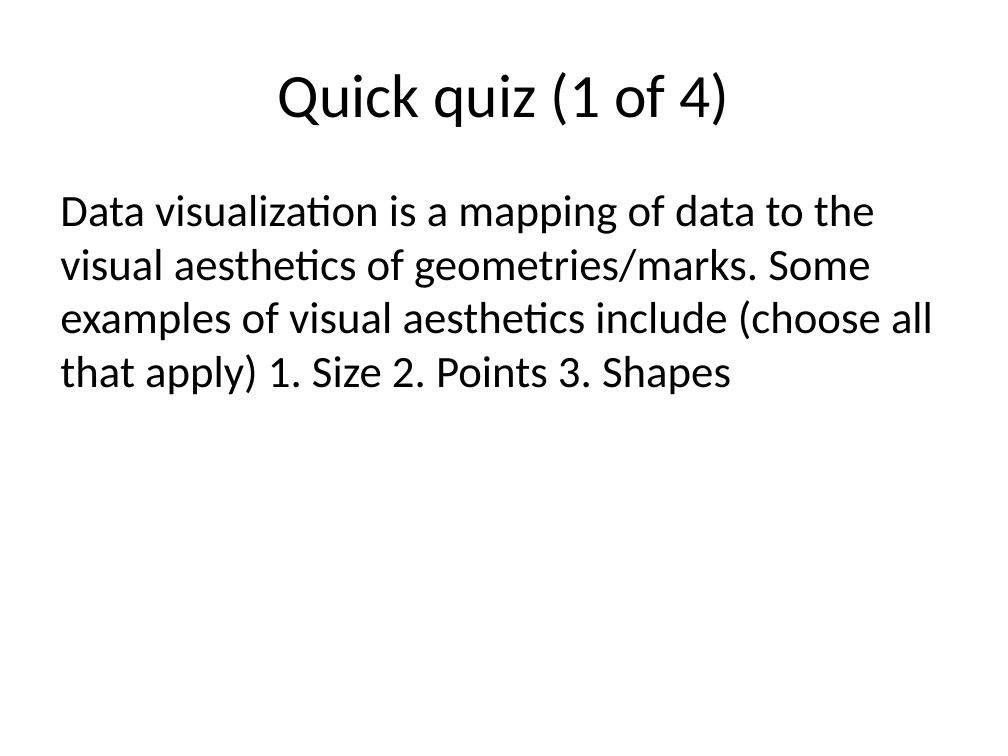
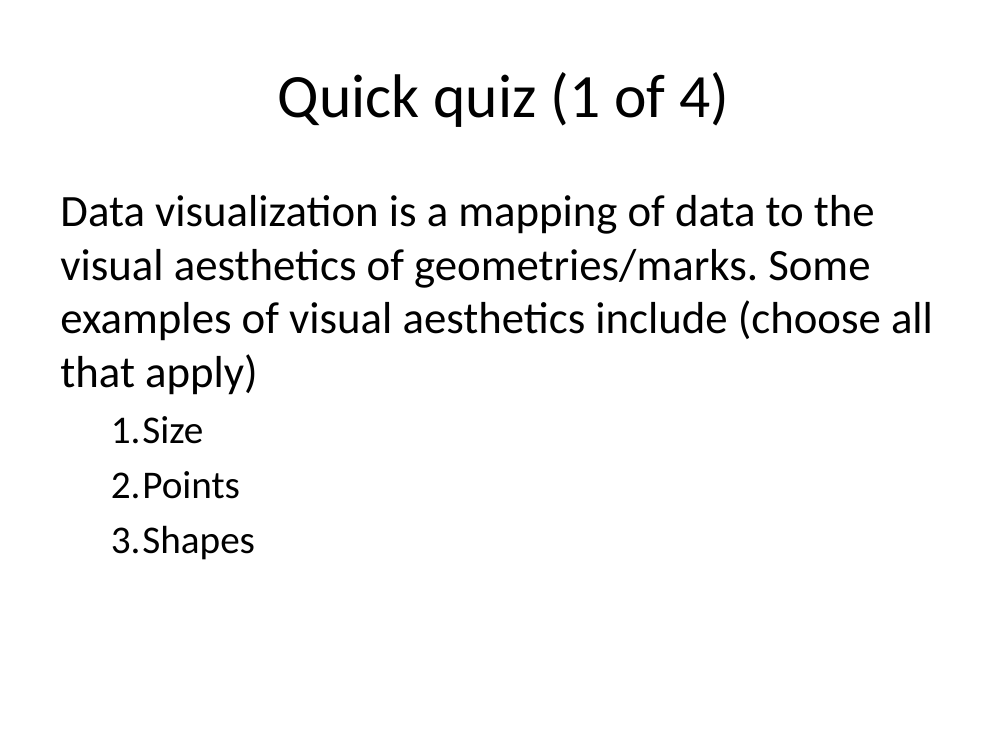
Before and after one commit to pmean/data-visualization, a slide deck: slide 106 of data-viz-01/src/complete-lecture-scatterplots.pptx (slide 100 before the commit). Drawn at 1008x756 pixels with LibreOffice and Linux fonts; fonts in the diff are those of the drawing. Boxes give left, top, right and bottom in pixels: in the first picture for what was removed or moved away, otherwise in the second. Text is boxed around its words. In the diff, an @@ line names an element or a change of style, - is before the commit and + after.

Commit message:
Finalize data-viz-01 for R users group

```diff
--- a/data-viz-01/src/complete-lecture-scatterplots.pptx
+++ b/data-viz-01/src/complete-lecture-scatterplots.pptx
@@ text at (60, 195, 933, 560): text changed @@
-Data visualization is a mapping of data to the visual aesthetics of geometries/marks. Some examples of visual aesthetics include (choose all that apply) 1. Size 2. Points 3. Shapes
+Data visualization is a mapping of data to the visual aesthetics of geometries/marks. Some examples of visual aesthetics include (choose all that apply)
+  1. Size
+  2. Points
+  3. Shapes
```
Also in this commit, not shown: 41 other slides changed, 10 slides added, 2 slides removed, 14 other files.
